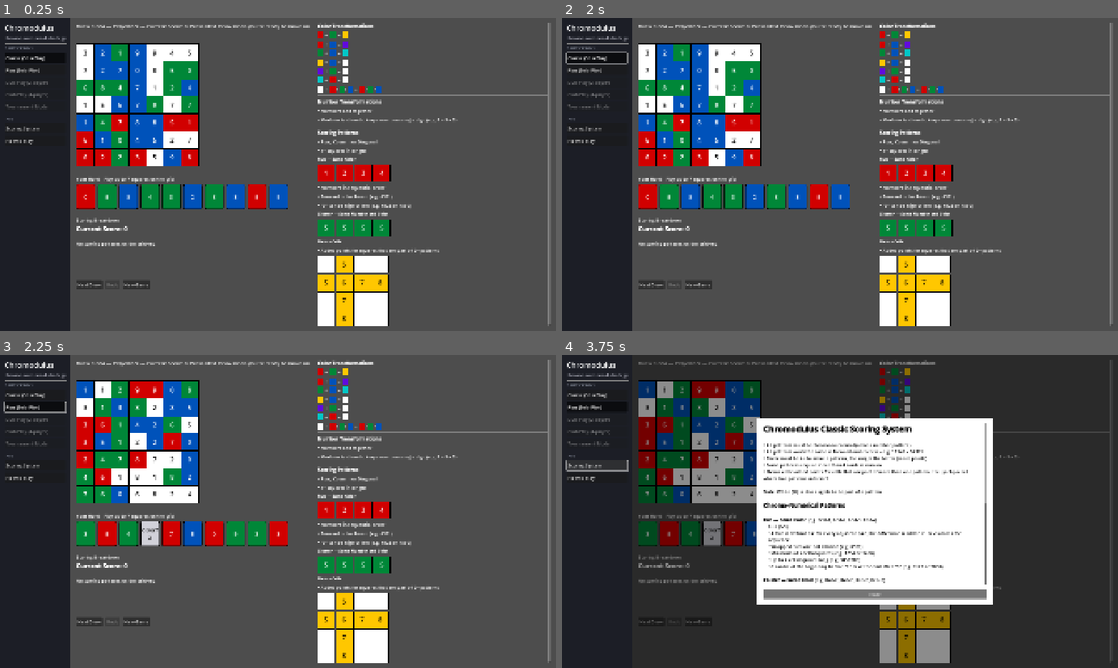
Above: before the commit, frames 1-4 (two rows, left to right).
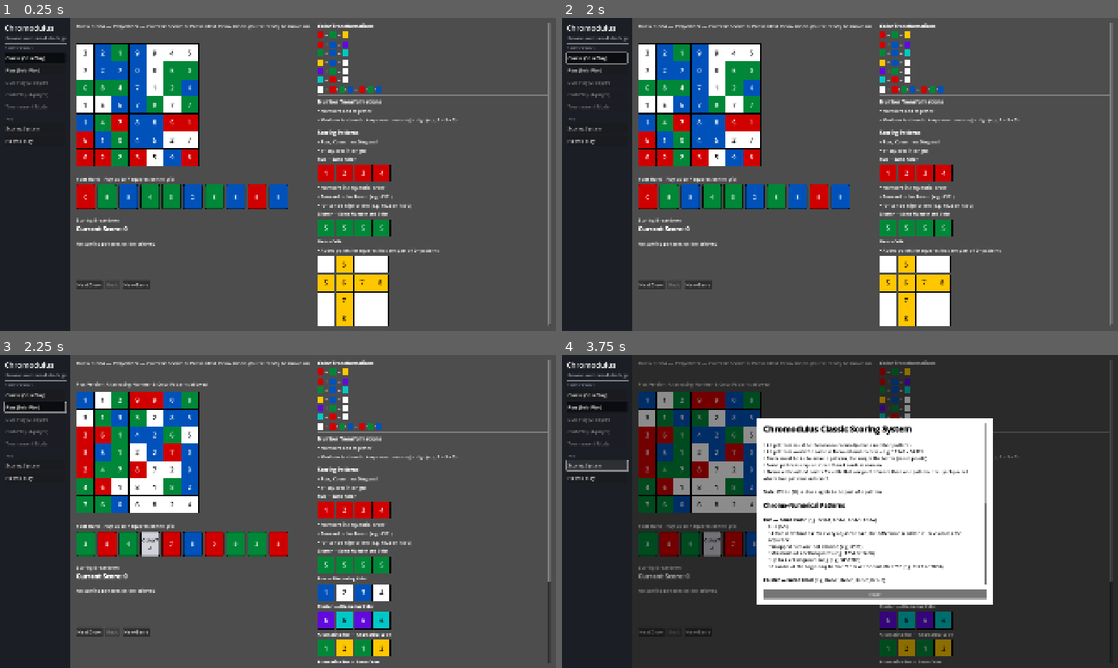
Above: after the commit, the same moments.

Repository: nadamcnada/chromodulus
Game: Godot game, scene res://scenes/Main.tscn
The game is run twice, just before and just after one commit, with the same random seed, the same clock (stepped at 60 frames per second) and the same inputs.
Inputs:
- Up to frame 1 (0.25 s): no input
- Up to frame 2 (2 s): click "Classic (Solo Play)" at 0.5 s; click "Classic (Solo Play)" at 1.25 s
- Up to frame 3 (2.25 s): click "Plus (Solo Play)" at 2 s
- Up to frame 4 (3.75 s): click "Plus (Solo Play)" at 2.75 s; click "Scoring System" at 3.5 s

Frames 1-2 are identical in both runs. In frame 3, 12% of the frame differs, in the area x 13-100%, y 8-99%; in frame 4, 9.2%.

Commit message:
Add Plus-only banner and reference-panel pattern examples
Shows "Plus Version: Alternating Number & Color Patterns allowed" above
the grid, and adds the four new Plus pattern examples (Run/Cluster +
Alternating Color, Alternating Run + Alternating/Same Color) to the
reference panel between Cluster and Nexus Cells. Both are gated on
ruleset == "PLUS" so Classic's grid header and reference panel are
untouched.

Diff:
--- a/scripts/ui/game_view.gd
+++ b/scripts/ui/game_view.gd
@@ -67,6 +67,12 @@
 	hint_label.autowrap_mode = TextServer.AUTOWRAP_WORD_SMART
 	left_col.add_child(hint_label)
 
+	if ruleset == "PLUS":
+		var plus_banner := Label.new()
+		plus_banner.text = "Plus Version: Alternating Number & Color Patterns allowed"
+		plus_banner.add_theme_font_size_override("font_size", 16)
+		left_col.add_child(plus_banner)
+
 	board_area = Control.new()
 	board_area.custom_minimum_size = Vector2(7 * 62 + 8, 7 * 62 + 8)
 	left_col.add_child(board_area)
@@ -235,6 +241,31 @@
 		{"color": "G", "number": 5}, {"color": "G", "number": 5},
 		{"color": "G", "number": 5}, {"color": "G", "number": 5},
 	]))
+
+	if ruleset == "PLUS":
+		content.add_child(_rich_subtitle("Run — Alternating Color"))
+		content.add_child(_example_row([
+			{"color": "B", "number": 1}, {"color": "W", "number": 2},
+			{"color": "B", "number": 3}, {"color": "W", "number": 4},
+		]))
+
+		content.add_child(_rich_subtitle("Cluster — Alternating Color"))
+		content.add_child(_example_row([
+			{"color": "P", "number": 6}, {"color": "A", "number": 6},
+			{"color": "P", "number": 6}, {"color": "A", "number": 6},
+		]))
+
+		content.add_child(_rich_subtitle("Alternating Run — Alternating Color"))
+		content.add_child(_example_row([
+			{"color": "G", "number": 1}, {"color": "Y", "number": 2},
+			{"color": "G", "number": 1}, {"color": "Y", "number": 2},
+		]))
+
+		content.add_child(_rich_subtitle("Alternating Run — Same Color"))
+		content.add_child(_example_row([
+			{"color": "R", "number": 1}, {"color": "R", "number": 2},
+			{"color": "R", "number": 1}, {"color": "R", "number": 2},
+		]))
 
 	content.add_child(_rich_subtitle("Nexus Cells"))
 	content.add_child(_bullet("Added points for squares that are part of 2+ patterns"))
